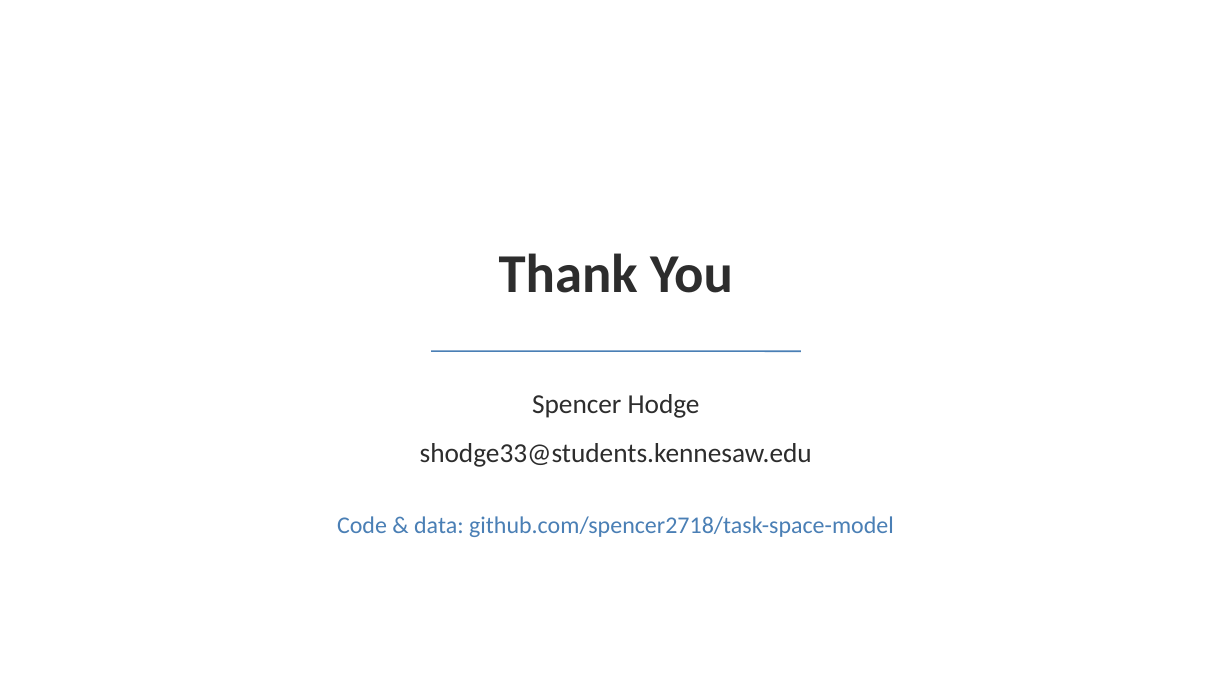
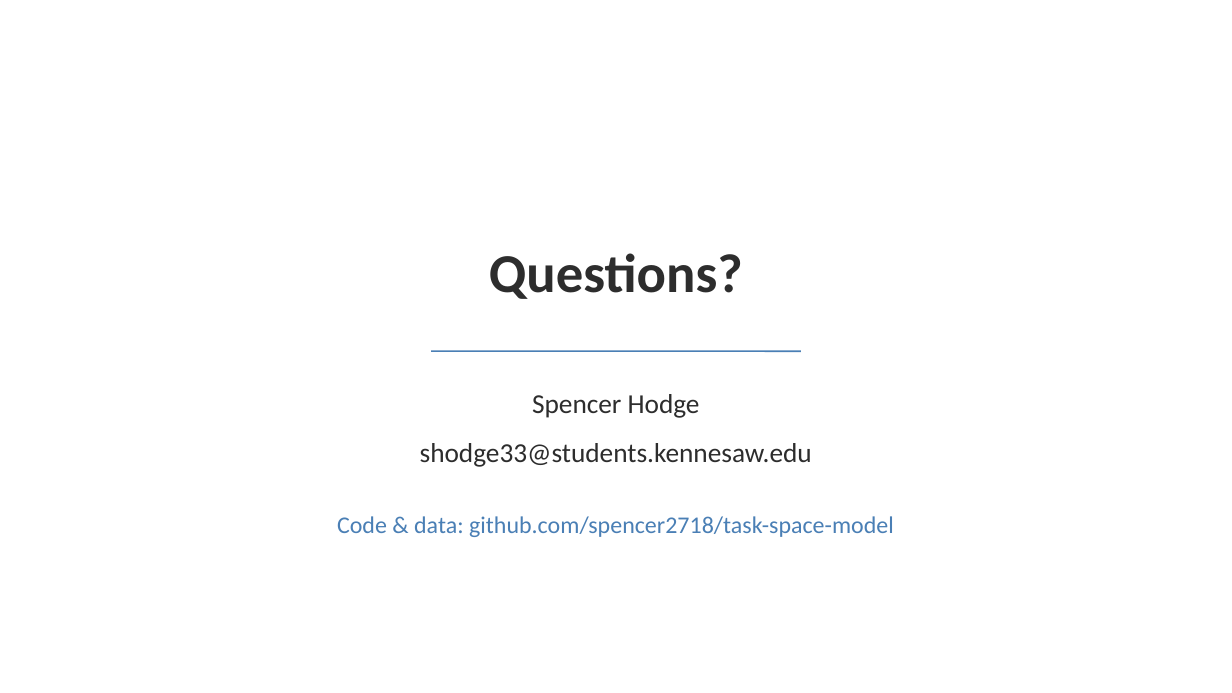
Before and after one commit to spencer2718/task-space-model, a slide deck: slide 10 of writing/presentation/task_embeddings_deck.pptx (slide 11 before the commit). Drawn at 1232x693 pixels with LibreOffice and Linux fonts; fonts in the diff are those of the drawing. Boxes give left, top, right and bottom in pixels: in the first picture for what was removed or moved away, otherwise in the second. Text is boxed around its words. In the diff, an @@ line names an element or a change of style, - is before the commit and + after.

```diff
--- a/writing/presentation/task_embeddings_deck.pptx
+++ b/writing/presentation/task_embeddings_deck.pptx
@@ text at (489, 253, 743, 299): text changed @@
-Thank You
+Questions?
```
Also in this commit, not shown: 1 slide removed, 2 other files.
